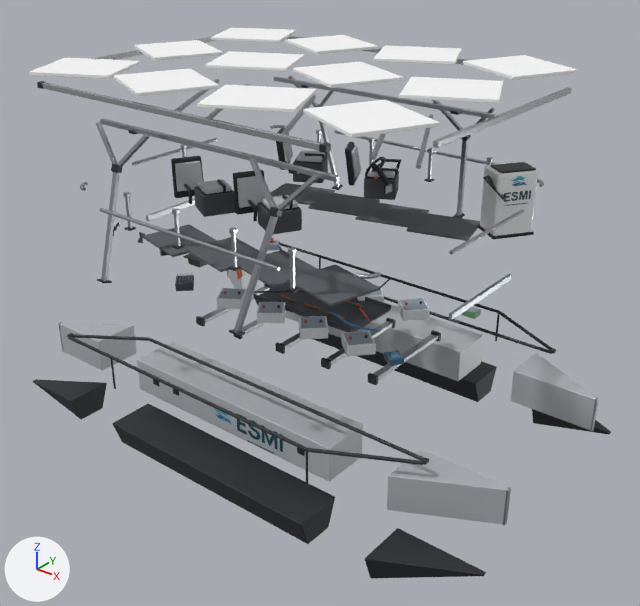
The glTF model assets/inspect/esmi-eboat.glb: old version first, new version second.
Before and after are seen from a 50 mm camera at (8.45, -10.41, 7.68) aimed at (0.17, -0.07, 1.27). Lighting does not change. The marker at lower left points along +X, +Y and +Z. The picture after the commit comes second. Where no turn or scale is listed for an object, it has been applied to the vertices. Vertices at exactly the same position are counted once.

In view in the first picture: 'esmi canopy edge 1', 'esmi console', 'esmi port hull bow', 'esmi port hull mid', 'esmi solar module 0', 'esmi solar module 1', 'esmi solar module 10', 'esmi solar module 11', 'esmi solar module 2', 'esmi solar module 3', 'esmi solar module 4', 'esmi solar module 5', 'esmi solar module 6', 'esmi solar module 7', 'esmi solar module 8', 'esmi solar module 9', 'esmi starboard hull bow', 'esmi starboard hull mid', 'esmi starboard hull stern', 'esmi starboard keel bow', 'esmi starboard keel mid' and 135 more.
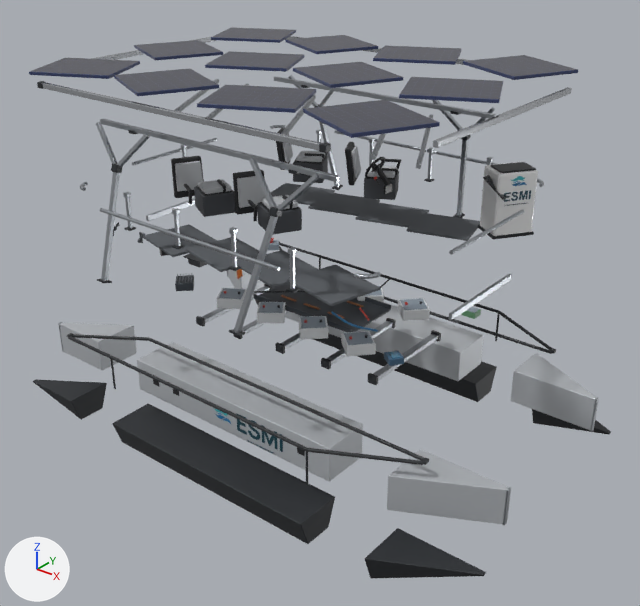
Commit message: Give the Inspect model blue solar panels

Changed parts and their boxes [x1, y1, x2, y2] in the pictures (640 x 606 px):
'esmi solar module 9', recoloured, surface changed (white to grey): [303, 99, 440, 138] in both
'esmi solar module 6', recoloured, surface changed (white to grey): [197, 85, 316, 113] in both
'esmi solar module 10', recoloured, surface changed (white to grey): [399, 77, 503, 103] in both
'esmi solar module 3', recoloured (white to grey): [114, 68, 219, 96] in both
'esmi solar module 7', recoloured, surface changed (white to grey): [293, 62, 403, 88] in both
'esmi solar module 11', recoloured, surface changed (white to grey): [463, 55, 578, 80] in both
'esmi solar module 0', recoloured (white to grey): [29, 58, 140, 79] in both
'esmi solar module 4', recoloured (white to grey): [205, 51, 305, 72] in both
'esmi solar module 8', recoloured, surface changed (white to grey): [373, 45, 462, 65] in both
'esmi solar module 1', recoloured (white to grey): [134, 40, 223, 61] in both
'esmi solar module 5', recoloured (white to grey): [286, 35, 378, 54] in both
'esmi solar module 2', recoloured (white to grey): [211, 27, 296, 43] in both

The change, as a list of edits to the scene's bpy script:
```text
Change me_esmi_solar_module_0:
    where me_esmi_solar_module_0.from_pydata(...)  # 96 vertices, 188 faces; spans x -2.35..-0.71, y -2.85..-1.26, z 2.38..2.42
    remove me_esmi_solar_module_0.materials.append(mat_esmi_solar_cells)  # white #ffffff
    add me_esmi_solar_module_0.materials.append(mat_esmi_solar_cells_web)  # picture img_esmi_solar_cells
Change me_esmi_solar_module_1:
    where me_esmi_solar_module_1.from_pydata(...)  # 96 vertices, 188 faces; spans x -2.86..-1.22, y 0.21..1.79, z 2.38..2.42
    remove me_esmi_solar_module_1.materials.append(mat_esmi_solar_cells)  # white #ffffff
    add me_esmi_solar_module_1.materials.append(mat_esmi_solar_cells_web)  # picture img_esmi_solar_cells
Change me_esmi_solar_module_2:
    where me_esmi_solar_module_2.from_pydata(...)  # 96 vertices, 188 faces; spans x -3.4..-1.75, y -0.69..0.9, z 2.38..2.42
    remove me_esmi_solar_module_2.materials.append(mat_esmi_solar_cells)  # white #ffffff
    add me_esmi_solar_module_2.materials.append(mat_esmi_solar_cells_web)  # picture img_esmi_solar_cells
Change me_esmi_solar_module_3:
    where me_esmi_solar_module_3.from_pydata(...)  # 96 vertices, 188 faces; spans x -2.19..-0.55, y -1.45..0.14, z 2.38..2.42
    remove me_esmi_solar_module_3.materials.append(mat_esmi_solar_cells)  # white #ffffff
    add me_esmi_solar_module_3.materials.append(mat_esmi_solar_cells_web)  # picture img_esmi_solar_cells
Change me_esmi_solar_module_4:
    where me_esmi_solar_module_4.from_pydata(...)  # 96 vertices, 188 faces; spans x -1.68..-0.04, y -1.19..0.39, z 2.38..2.42
    remove me_esmi_solar_module_4.materials.append(mat_esmi_solar_cells)  # white #ffffff
    add me_esmi_solar_module_4.materials.append(mat_esmi_solar_cells_web)  # picture img_esmi_solar_cells
Change me_esmi_solar_module_5:
    where me_esmi_solar_module_5.from_pydata(...)  # 96 vertices, 188 faces; spans x -1.15..0.5, y 0.71..2.3, z 2.38..2.42
    remove me_esmi_solar_module_5.materials.append(mat_esmi_solar_cells)  # white #ffffff
    add me_esmi_solar_module_5.materials.append(mat_esmi_solar_cells_web)  # picture img_esmi_solar_cells
Change me_esmi_solar_module_6:
    where me_esmi_solar_module_6.from_pydata(...)  # 96 vertices, 188 faces; spans x 0.03..1.68, y -1.7..-0.11, z 2.38..2.42
    remove me_esmi_solar_module_6.materials.append(mat_esmi_solar_cells)  # white #ffffff
    me_esmi_solar_module_6 part 1: texture (UV) coordinates changed
    add me_esmi_solar_module_6.materials.append(mat_esmi_solar_cells_web)  # picture img_esmi_solar_cells
Change me_esmi_solar_module_7:
    where me_esmi_solar_module_7.from_pydata(...)  # 96 vertices, 188 faces; spans x -0.48..1.17, y -0.94..0.64, z 2.38..2.42
    remove me_esmi_solar_module_7.materials.append(mat_esmi_solar_cells)  # white #ffffff
    me_esmi_solar_module_7 part 2: texture (UV) coordinates changed
    add me_esmi_solar_module_7.materials.append(mat_esmi_solar_cells_web)  # picture img_esmi_solar_cells
Change me_esmi_solar_module_8:
    where me_esmi_solar_module_8.from_pydata(...)  # 96 vertices, 188 faces; spans x -1.01..0.63, y 0.47..2.05, z 2.38..2.42
    remove me_esmi_solar_module_8.materials.append(mat_esmi_solar_cells)  # white #ffffff
    me_esmi_solar_module_8 part 3: texture (UV) coordinates changed
    add me_esmi_solar_module_8.materials.append(mat_esmi_solar_cells_web)  # picture img_esmi_solar_cells
Change me_esmi_solar_module_9:
    where me_esmi_solar_module_9.from_pydata(...)  # 96 vertices, 188 faces; spans x 0.2..1.84, y -2.6..-1.01, z 2.38..2.42
    remove me_esmi_solar_module_9.materials.append(mat_esmi_solar_cells)  # white #ffffff
    me_esmi_solar_module_9 part 4: texture (UV) coordinates changed
    add me_esmi_solar_module_9.materials.append(mat_esmi_solar_cells_web)  # picture img_esmi_solar_cells
Change me_esmi_solar_module_10:
    where me_esmi_solar_module_10.from_pydata(...)  # 96 vertices, 188 faces; spans x 0.7..2.35, y -0.04..1.55, z 2.38..2.42
    remove me_esmi_solar_module_10.materials.append(mat_esmi_solar_cells)  # white #ffffff
    me_esmi_solar_module_10 part 5: texture (UV) coordinates changed
    add me_esmi_solar_module_10.materials.append(mat_esmi_solar_cells_web)  # picture img_esmi_solar_cells
Change me_esmi_solar_module_11:
    where me_esmi_solar_module_11.from_pydata(...)  # 96 vertices, 188 faces; spans x 1.24..2.88, y -0.44..1.15, z 2.38..2.42
    remove me_esmi_solar_module_11.materials.append(mat_esmi_solar_cells)  # white #ffffff
    me_esmi_solar_module_11 part 6: texture (UV) coordinates changed
    add me_esmi_solar_module_11.materials.append(mat_esmi_solar_cells_web)  # picture img_esmi_solar_cells
```
